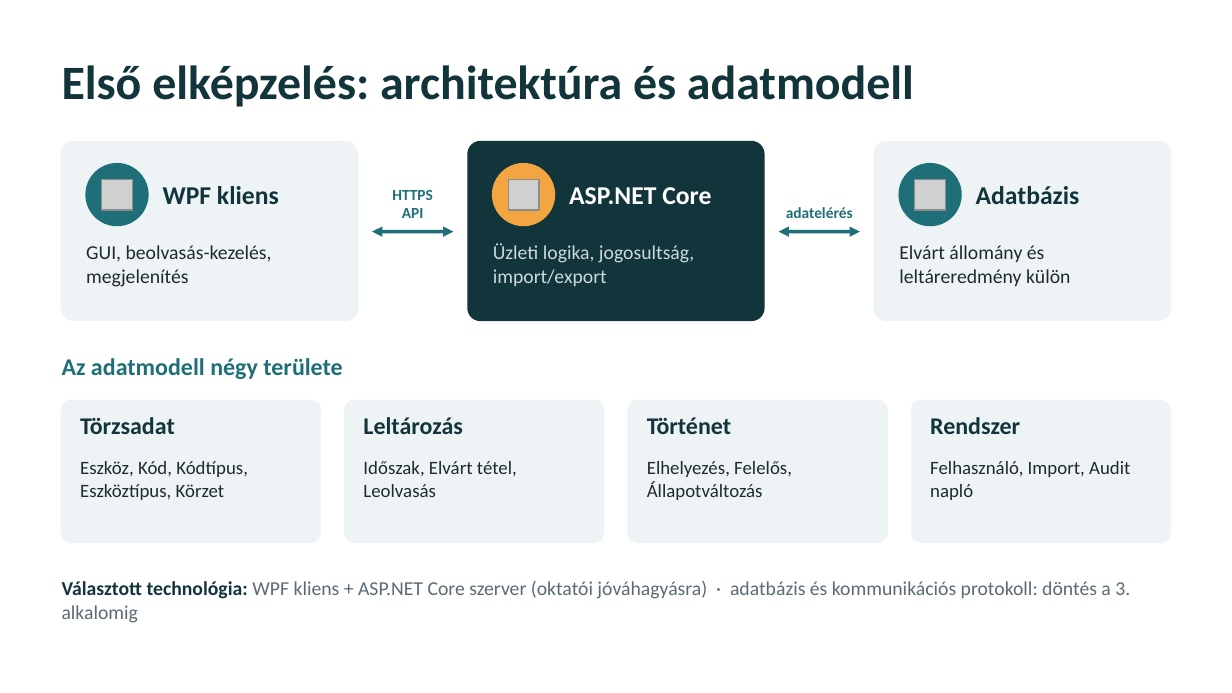
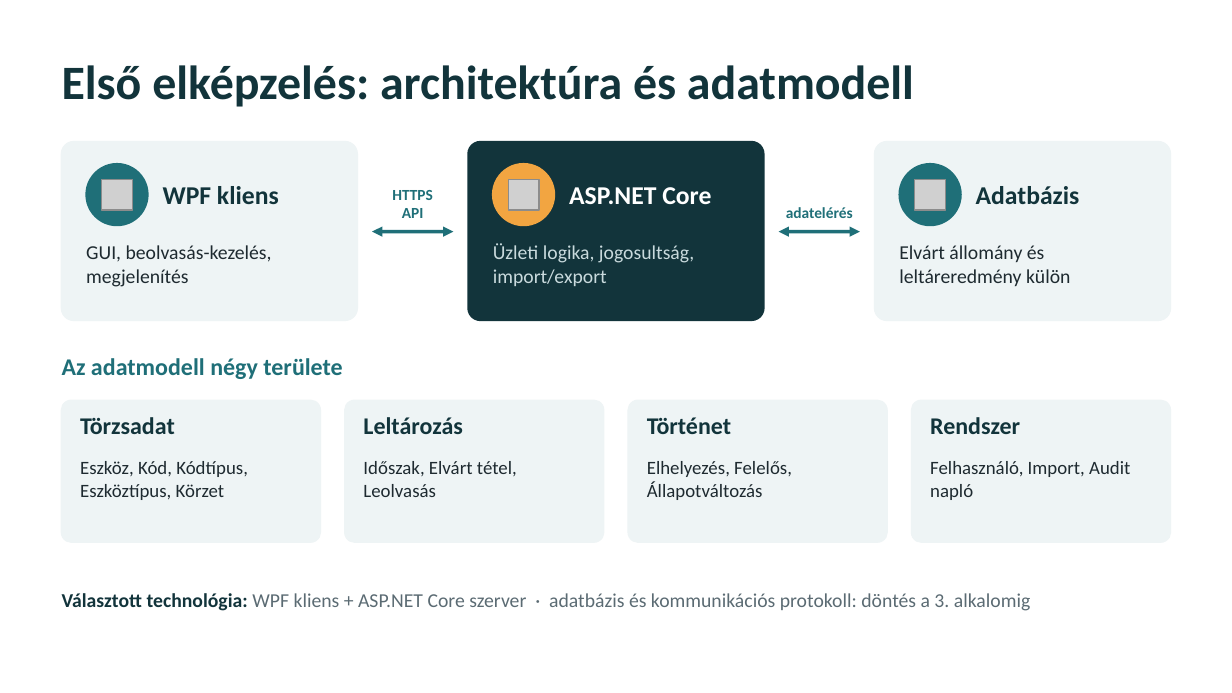
Before and after one commit to Horvathmate7514/projektlabor, a slide deck: slide 7 of 02_alkalom/Prezentacio/2_alkalom_prezentacio.pptx. Drawn at 1232x693 pixels with LibreOffice and Linux fonts; fonts in the diff are those of the drawing; grey boxes stand for pictures. Boxes give left, top, right and bottom in pixels: in the first picture for what was removed or moved away, otherwise in the second. Text is boxed around its words. In the diff, an @@ line names an element or a change of style, - is before the commit and + after.

```diff
--- a/02_alkalom/Prezentacio/2_alkalom_prezentacio.pptx
+++ b/02_alkalom/Prezentacio/2_alkalom_prezentacio.pptx
@@ text at (62, 593, 1030, 611): text changed @@
-Választott technológia: WPF kliens + ASP.NET Core szerver (oktatói jóváhagyásra) · adatbázis és kommunikációs protokoll: döntés a 3. alkalomig
+Választott technológia: WPF kliens + ASP.NET Core szerver · adatbázis és kommunikációs protokoll: döntés a 3. alkalomig
```
Also in this commit, not shown: 2 other slides changed.
